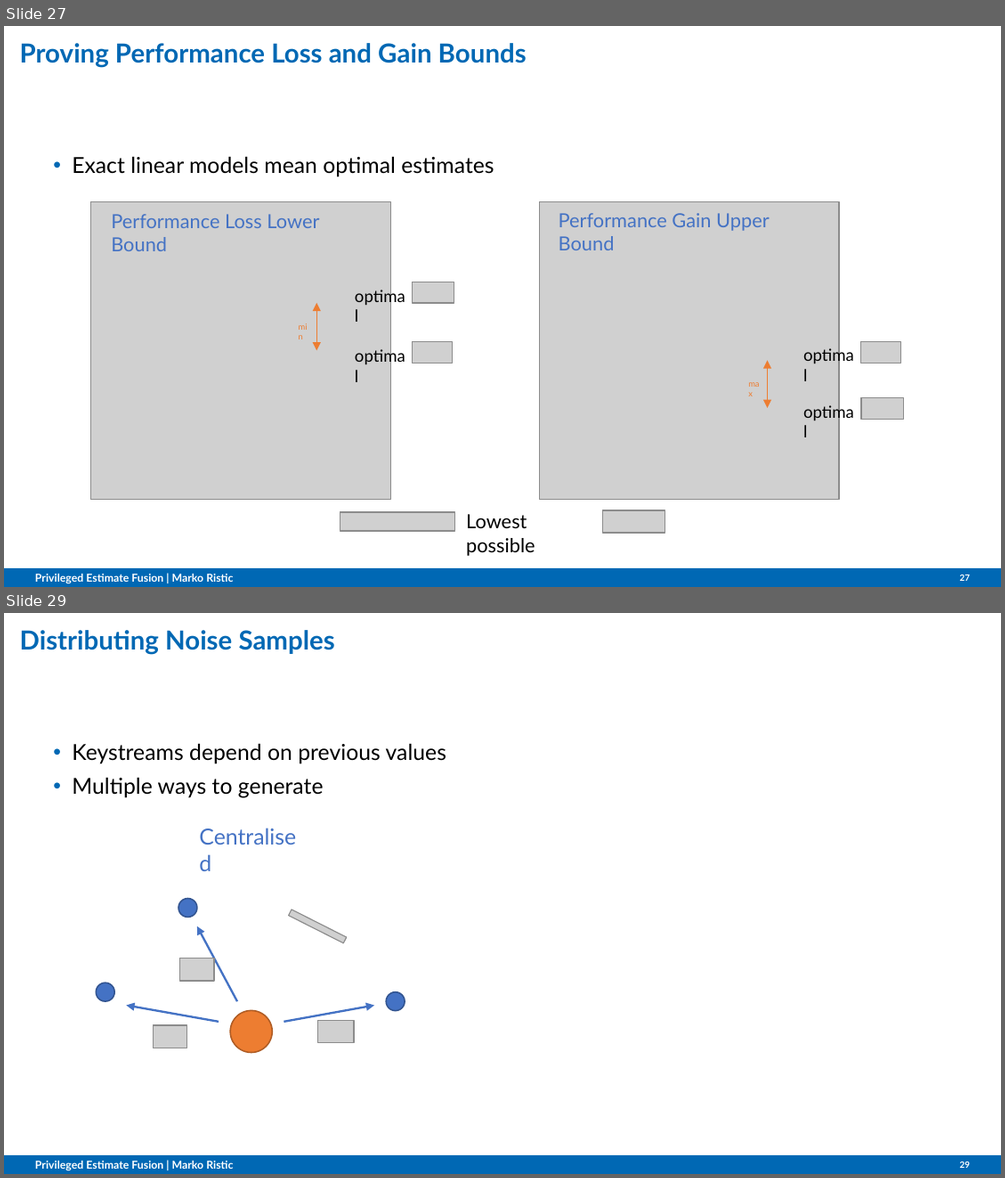
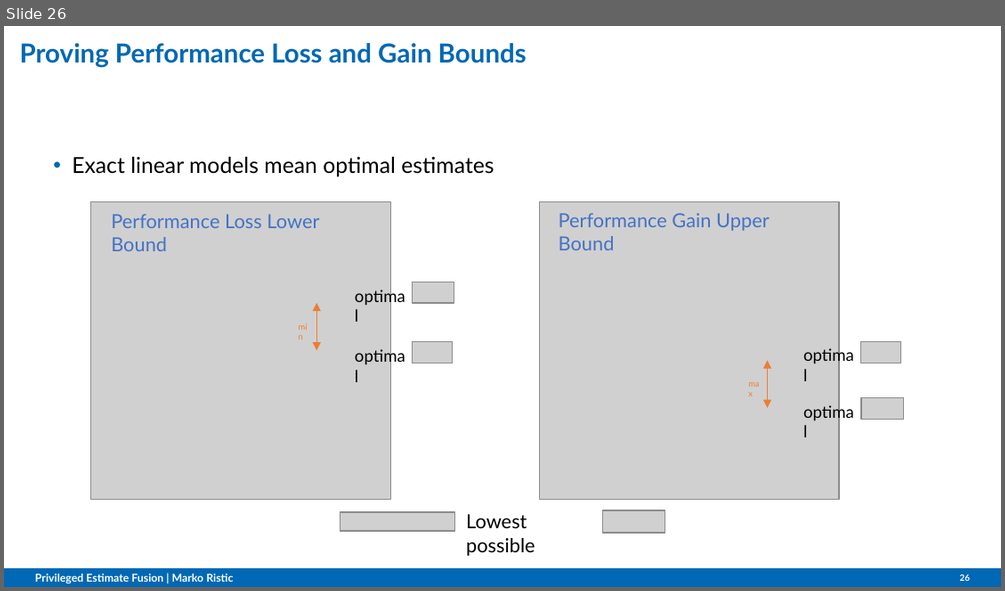
Before and after one commit to omubtcezq/PrivilegedFusion, a slide deck: cdc2022_presentation/Privileged_Estimate_Fusion_With_Correlated_Gaussian_Keystreams.pptx. Shown one above the other, each under a label of ours: slides 27 and 29 before the commit, slide 26 after it; the slides between them are not shown. The pictures are 1005x1178 and 1005x591 pixels, drawn with LibreOffice and Linux fonts; fonts in the diff are those of the drawing; grey boxes stand for pictures; background and template pictures are left out. Boxes give left, top, right and bottom in pixels: in the first picture for what was removed or moved away, otherwise in the second. Text is boxed around its words. In the diff, an @@ line names an element or a change of style, - is before the commit and + after.

```diff
--- a/cdc2022_presentation/Privileged_Estimate_Fusion_With_Correlated_Gaussian_Keystreams.pptx
+++ b/cdc2022_presentation/Privileged_Estimate_Fusion_With_Correlated_Gaussian_Keystreams.pptx
@@ slide 29 removed at (x1=4, y1=613, x2=1001, y2=1174), background #FFFFFF; not listed: 1 template element that a slide beside it also shows @@
@@ title removed at (x1=20, y1=630, x2=335, y2=654) @@
-Distributing Noise Samples
@@ text removed at (x1=72, y1=743, x2=446, y2=798) @@
-• Keystreams depend on previous values
-• Multiple ways to generate
@@ group removed at (x1=96, y1=819, x2=404, y2=1053): 4 ellipses, 4 pictures, 3 arrows, 1 text @@
-Centralised
@@ text removed at (x1=35, y1=1160, x2=233, y2=1171) @@
-Privileged Estimate Fusion | Marko Ristic
@@ page number removed at (x1=960, y1=1161, x2=970, y2=1167) @@
-29
@@ what was slide 27 is now slide 26 @@
@@ page number at (x1=960, y1=574, x2=970, y2=580): text changed @@
-27
+26
```
Also in this commit, not shown: 1 slide changed, 7 other slides removed, 5 other files.
